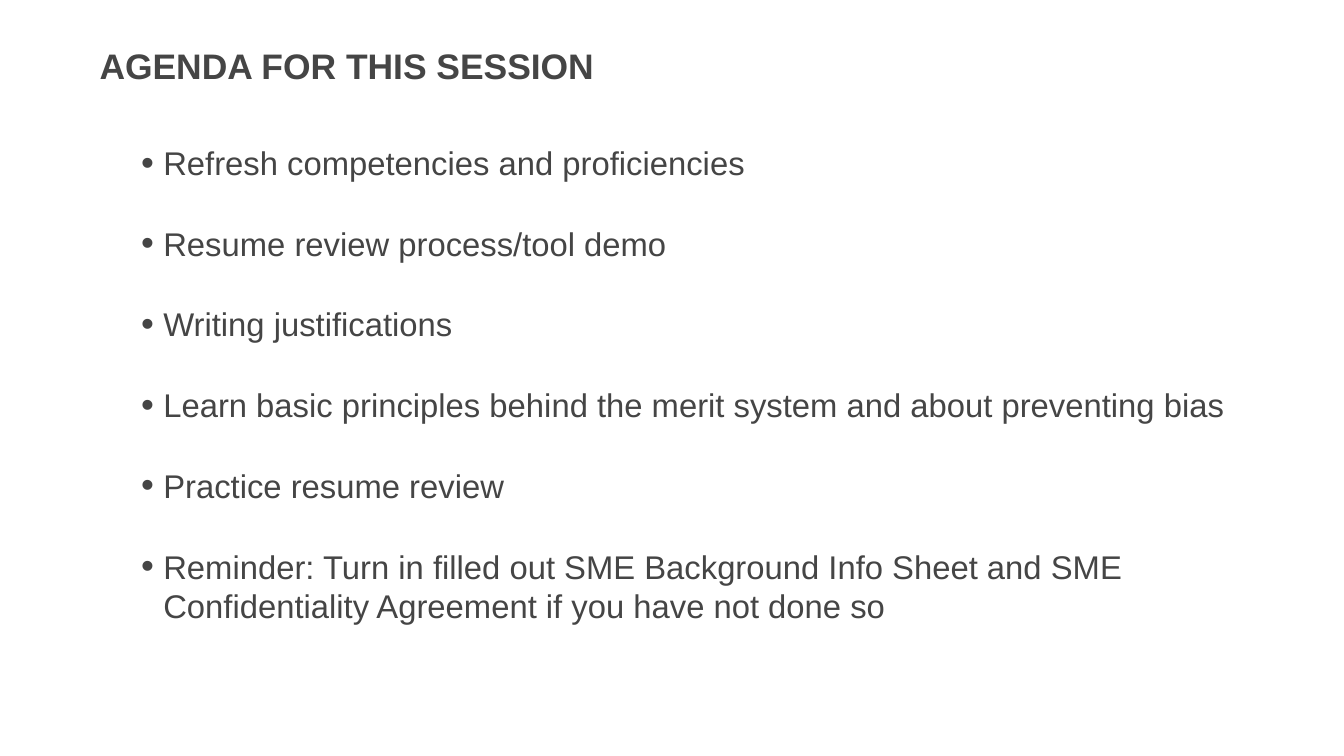
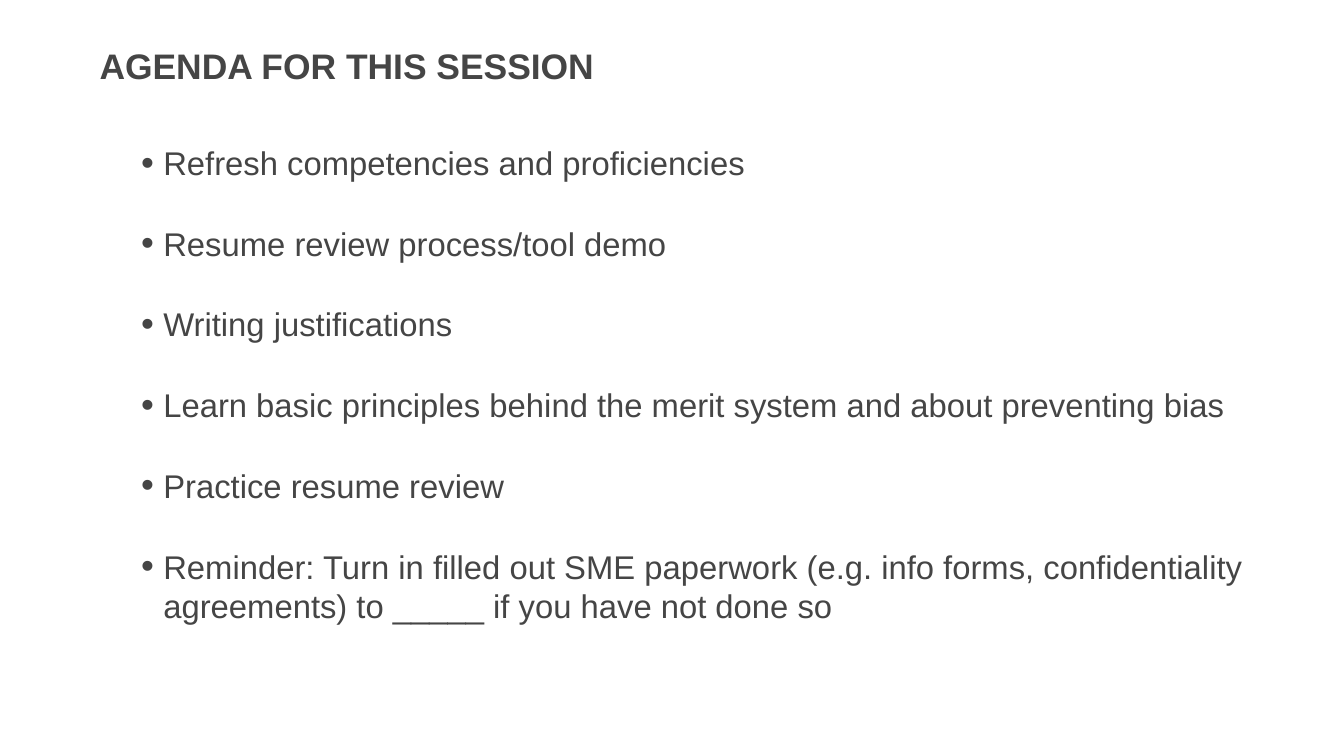
Before and after one commit to usds/SME-QA-Website, a slide deck: slide 4 of toolkit/resume-review/sme-training-resume-review.pptx. Drawn at 1344x756 pixels with LibreOffice and Linux fonts; fonts in the diff are those of the drawing. Boxes give left, top, right and bottom in pixels: in the first picture for what was removed or moved away, otherwise in the second. Text is boxed around its words. In the diff, an @@ line names an element or a change of style, - is before the commit and + after.

```diff
--- a/toolkit/resume-review/sme-training-resume-review.pptx
+++ b/toolkit/resume-review/sme-training-resume-review.pptx
@@ text at (163,555,1242,625): text changed @@
-  • Reminder: Turn in filled out SME Background Info Sheet and SME Confidentiality Agreement if you have not done so
+  • Reminder: Turn in filled out SME paperwork (e.g. info forms, confidentiality agreements) to _____ if you have not done so
```
Also in this commit, not shown: 4 other slides changed.
